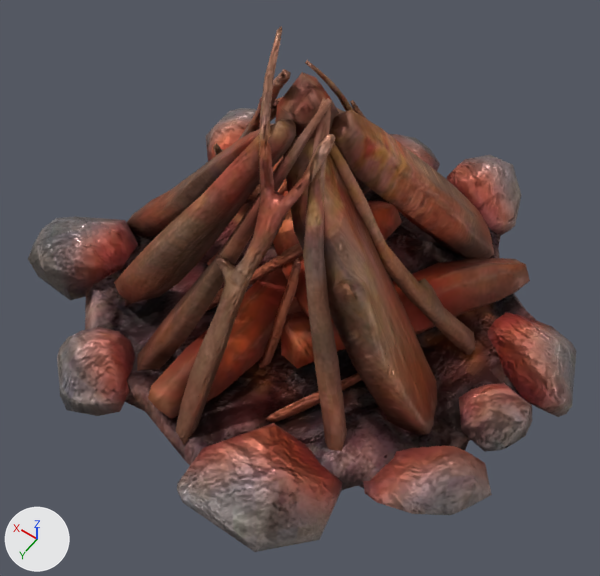
Renders of the FBX model data/dev/models/bonfire.fbx from each side of a commit.
Rendered twice from a camera (50 mm lens) standing at (-1.24, 1.86, 3.91) and looking at (-0.1, 0.27, 1.42). The axes (+X, +Y, +Z) are drawn at lower left. The lights are the same throughout. The first picture is the older version. Where no turn or scale is listed for an object, it has been applied to the vertices.

Script lines for the objects in view, before the commit:
```python
me_mesh = bpy.data.meshes.new('Mesh')
me_mesh.from_pydata(...)  # 1548 vertices, 1549 faces; spans x -1.15..1.14, y -1.1..1.1, z -0.08..1.33
me_mesh.materials.append(mat_campfire_mat)
ob_campfire = bpy.data.objects.new('Campfire', me_mesh)
ob_campfire.location = (0.0, 0.0, 1.012)
```
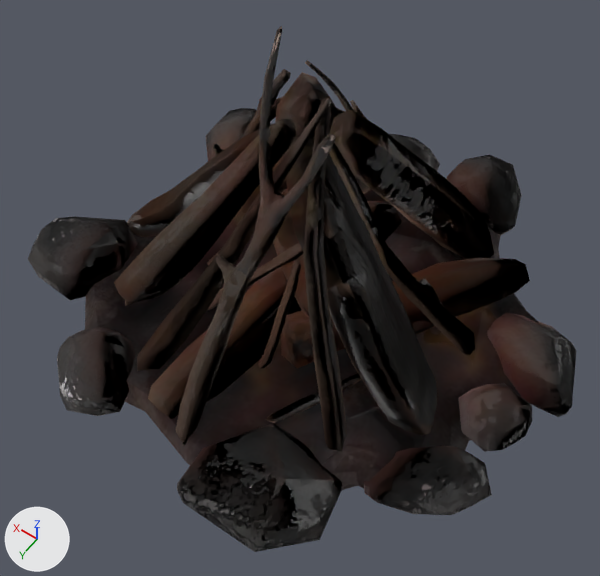
The newer file is also turned or shifted as a whole; pictures and numbers use the older file's frame.

What changed in the scene script:
```text
Change img_campfire_mat_basecolor_01_jpg:
    img_campfire_mat_basecolor_01_jpg: load_image('Campfire_MAT_BaseColor_01.jpg', '_unpacked/Campfire_MAT_BaseColor_01.jpg', 1024, 1024, 'sRGB') -> load_image('bonfire.fbm', '_unpacked/bonfire.fbm', 1024, 1024, 'Non-Color')
Add mat_campfire_mat_001:
    mat_campfire_mat_001 = bpy.data.materials.new('Campfire_MAT.001')
    # uses the picture img_campfire_mat_basecolor_01_jpg
Change me_mesh:
    used by ob_campfire; location = (0.0, 0.0, 1.012)
    remove me_mesh.from_pydata(...)  # 1548 vertices, 1549 faces; spans x -1.15..1.14, y -1.1..1.1, z -0.08..1.33
    add me_mesh.from_pydata(...)  # 1548 vertices, 2946 faces; spans x -1.15..1.14, y -1.1..1.1, z -0.08..1.33
    me_mesh part 1: 152 faces spanning x -1.15..1.13, y -1.04..1.06, z -0.07..1.23 switch from mat_campfire_mat to mat_campfire_mat_001
```

Pixel boxes [x1, y1, x2, y2] of what changed, in the pictures (600 x 576 px):
'Campfire', surface changed (brown to black): [28, 26, 576, 552] in both
part 1 of me_mesh, recoloured: [66, 60, 573, 503] in both
